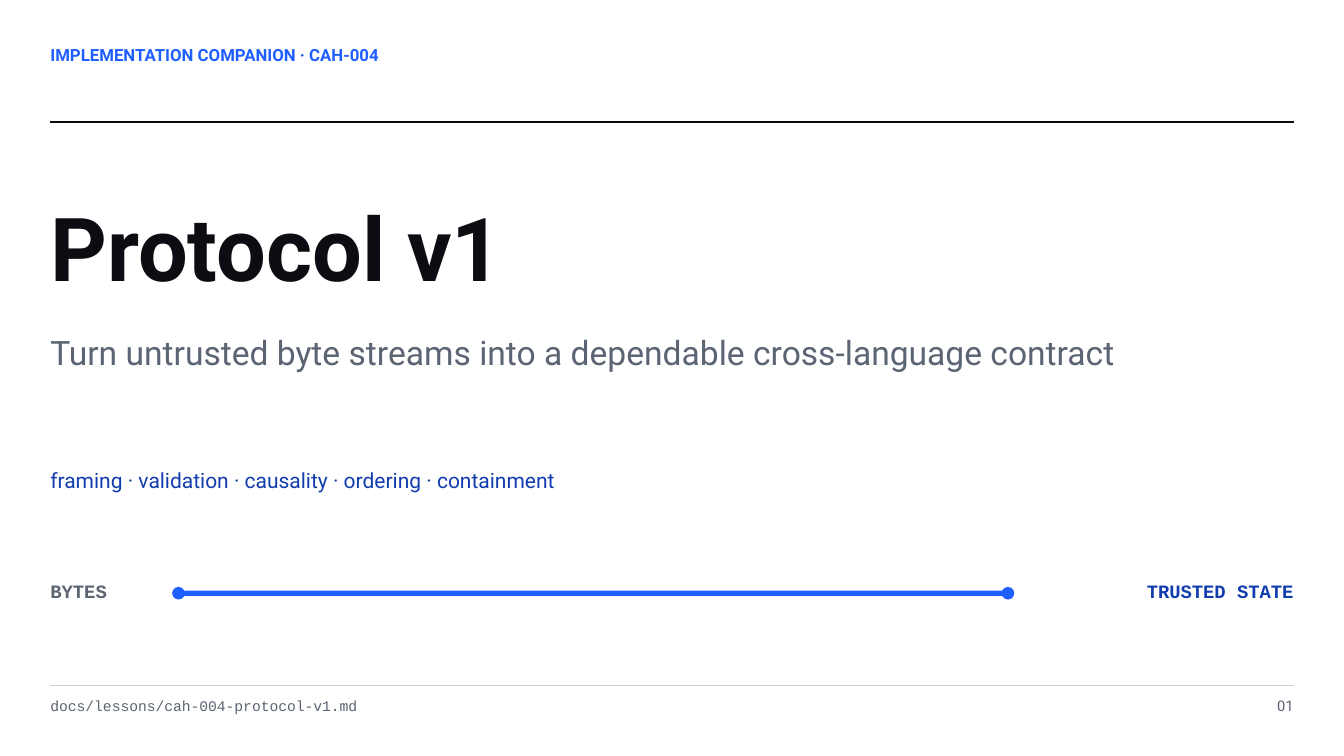
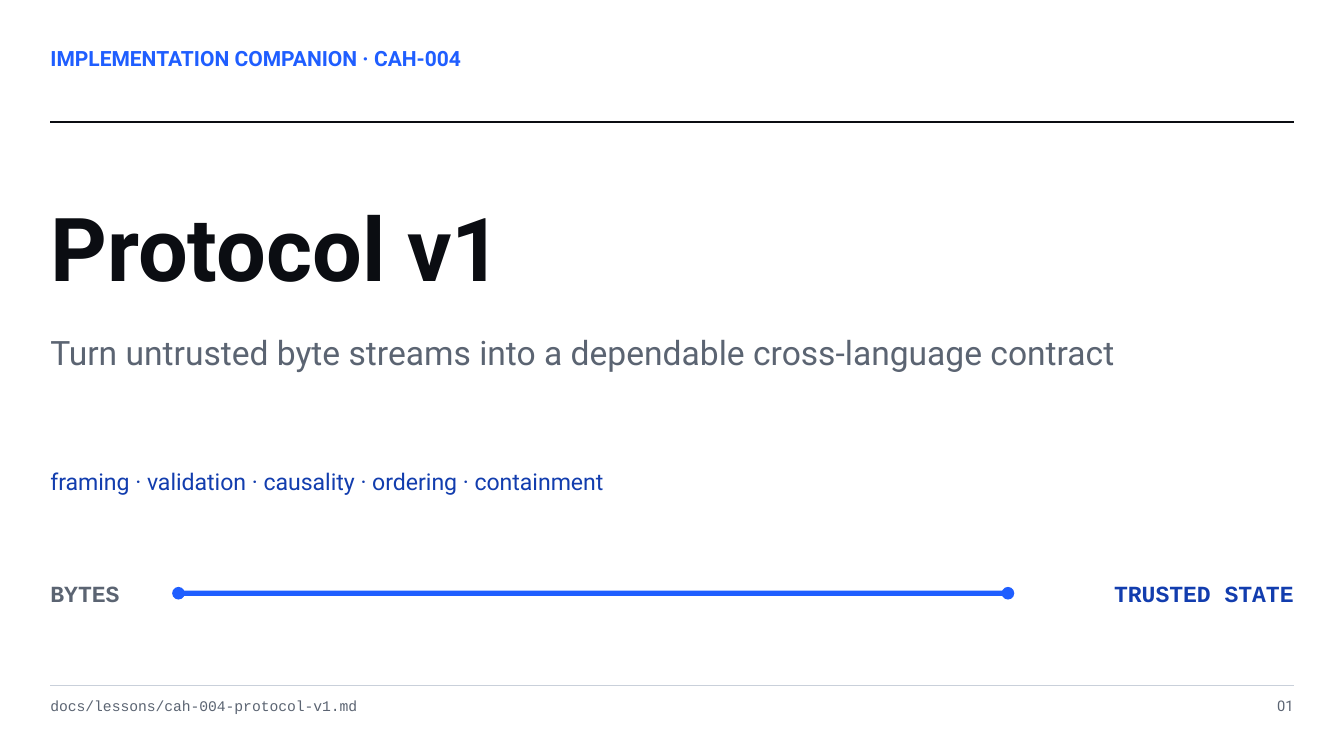
Before and after one commit to jimmie-potts/code-assist-harness, a slide deck: slide 1 of docs/lessons/assets/cah-004-protocol-v1.pptx. Drawn at 1344x756 pixels with LibreOffice and Linux fonts; fonts in the diff are those of the drawing. Boxes give left, top, right and bottom in pixels: in the first picture for what was removed or moved away, otherwise in the second. Text is boxed around its words. In the diff, an @@ line names an element or a change of style, - is before the commit and + after.

```diff
--- a/docs/lessons/assets/cah-004-protocol-v1.pptx
+++ b/docs/lessons/assets/cah-004-protocol-v1.pptx
@@ text "IMPLEMENTATION COMPANION · CAH-004" at (x1=50, y1=51, x2=461, y2=67): size 12 to 15 pt @@
@@ text "framing · validation · causality ..." at (x1=50, y1=472, x2=604, y2=495): size 15 to 16.5 pt @@
@@ text "BYTES" at (x1=50, y1=586, x2=119, y2=602): size 13.5 to 16.5 pt @@
@@ text "TRUSTED STATE" at (x1=1114, y1=586, x2=1294, y2=603): size 13.5 to 16.5 pt @@
```
Also in this commit, not shown: 7 other slides changed.
